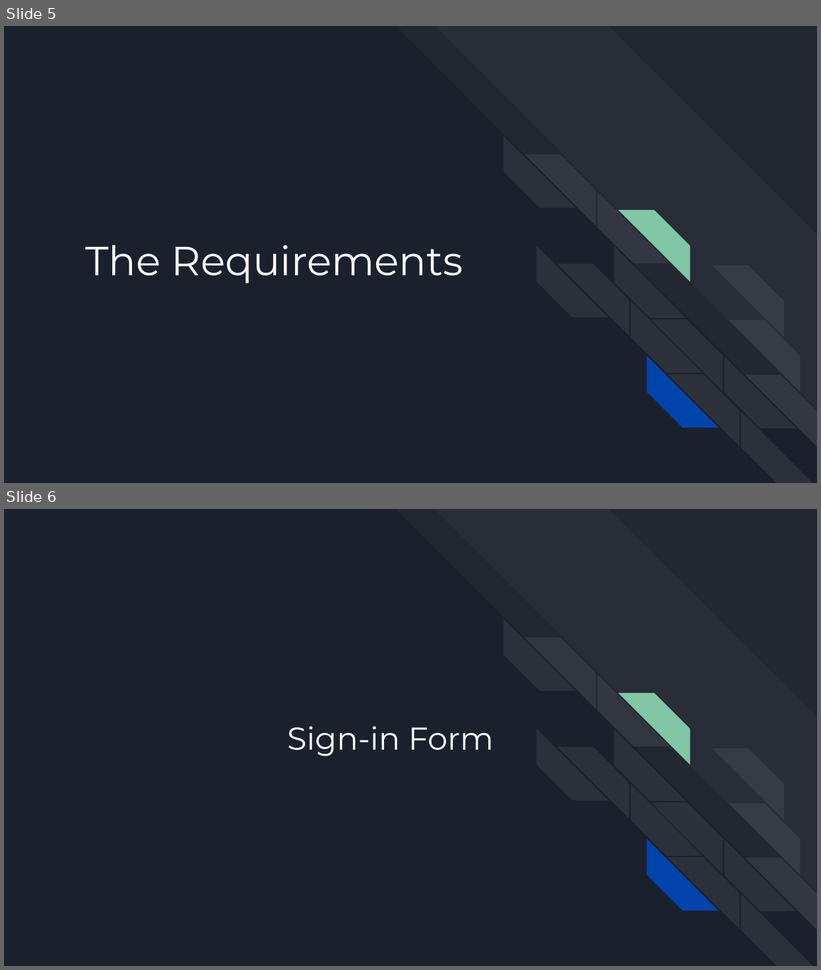
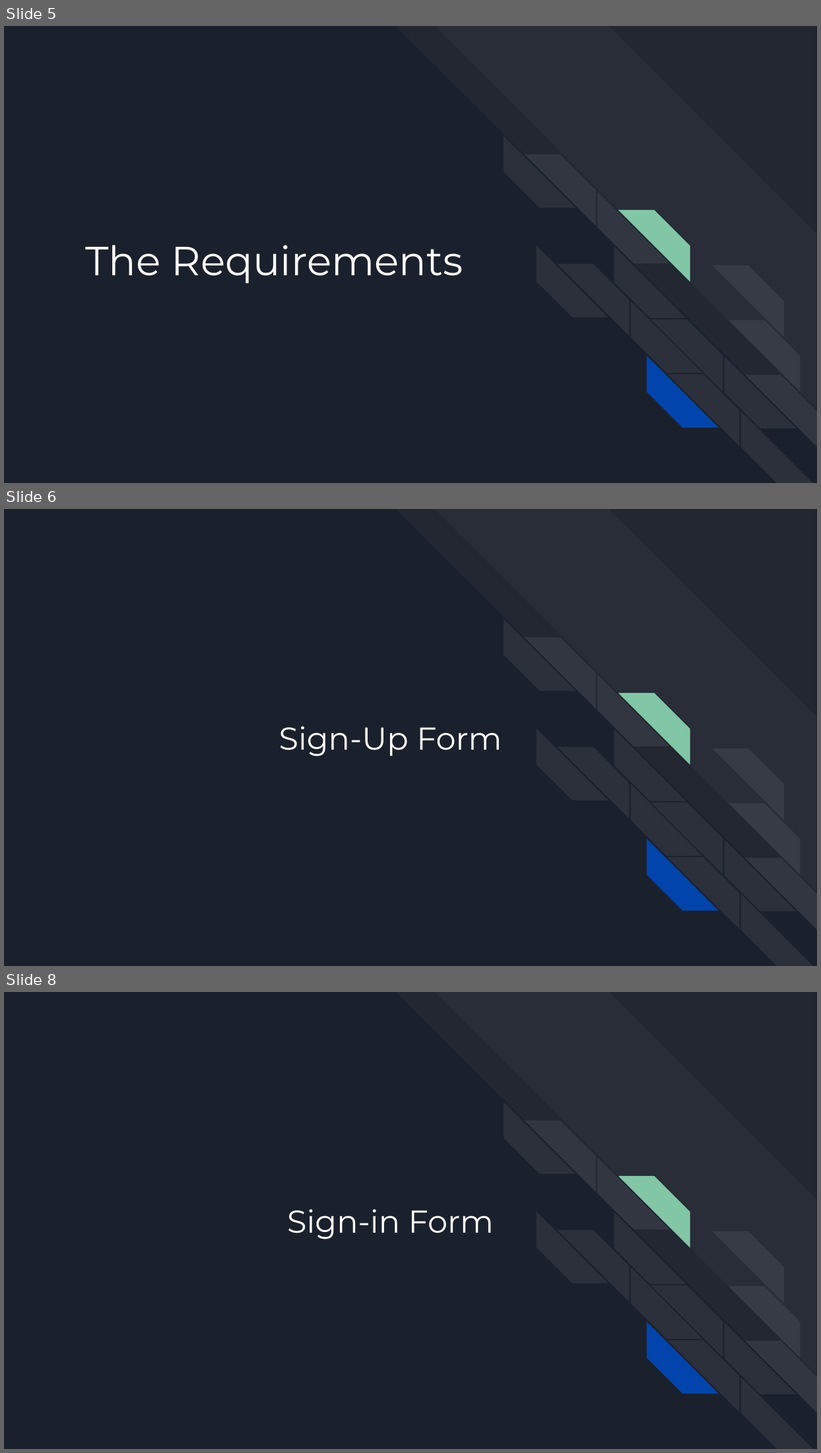
Before and after one commit to DustinWZook/Atlas-Itinerary, a slide deck: Documents/CSCI 4805 Project Requirements.pptx. Shown one above the other, each under a label of ours: slides 5 and 6 before the commit, slides 5, 6 and 8 after it; the slides between them are not shown. The pictures are 821x970 and 821x1453 pixels, drawn with LibreOffice and Linux fonts; fonts in the diff are those of the drawing. Boxes give left, top, right and bottom in pixels: in the first picture for what was removed or moved away, otherwise in the second. Text is boxed around its words. In the diff, an @@ line names an element or a change of style, - is before the commit and + after.

```diff
--- a/Documents/CSCI 4805 Project Requirements.pptx
+++ b/Documents/CSCI 4805 Project Requirements.pptx
@@ slide 6 added at [4, 509, 817, 966], background #1B212C; not listed: 18 template elements that a slide beside it also shows @@
@@ title added at [279, 726, 502, 757], 28 pt, text #FFFFFF @@
+Sign-Up Form
@@ what was slide 6 is now slide 8 @@
```
Also in this commit, not shown: 8 other slides added, 5 slides removed.
